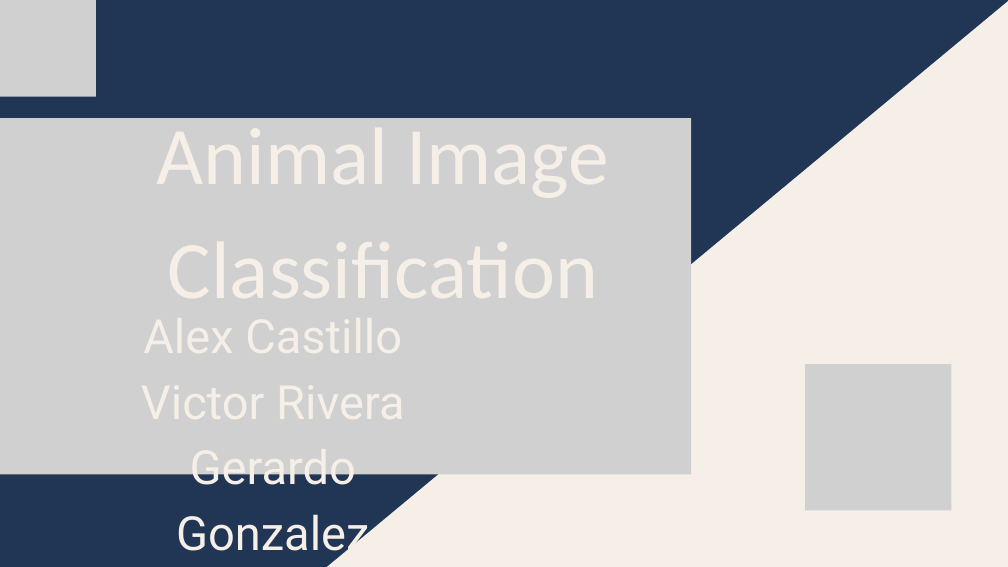
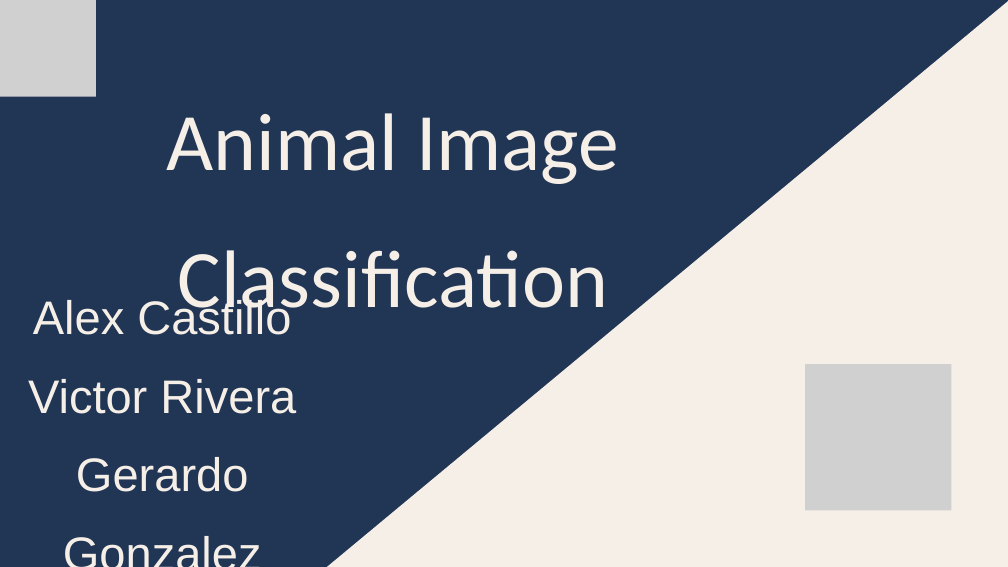
Before and after one commit to doomhazard/Alex-Castillo-IronHack-project-CNN, a slide deck: slide 1 of Deliverable/Kaggle Animals Clasification Presentation.pptx. Drawn at 1008x567 pixels with LibreOffice and Linux fonts; fonts in the diff are those of the drawing; grey boxes stand for pictures. Boxes give left, top, right and bottom in pixels: in the first picture for what was removed or moved away, otherwise in the second. Text is boxed around its words. In the diff, an @@ line names an element or a change of style, - is before the commit and + after.

```diff
--- a/Deliverable/Kaggle Animals Clasification Presentation.pptx
+++ b/Deliverable/Kaggle Animals Clasification Presentation.pptx
@@ text "Animal Image Classification": place and size @@
-text "Animal Image Classification" at box(156, 116, 609, 118)
+text "Animal Image Classification" at box(166, 113, 619, 326)
@@ text "Animal Image Classification" at box(166, 113, 619, 326): line spacing 163.1pt to 1.4 @@
@@ picture removed at box(0, 118, 691, 475) @@
@@ text "Alex Castillo": place and size @@
-text "Alex Castillo" at box(176, 474, 369, 562)
+text "Alex Castillo" at box(28, 296, 296, 492)
@@ text "Alex Castillo" at box(28, 296, 296, 492): font Roboto to Arial; line spacing 94pt to 1.4 @@
```
Also in this commit, not shown: 6 other slides changed, 4 slides added, 1 slide removed, 1 other file.
